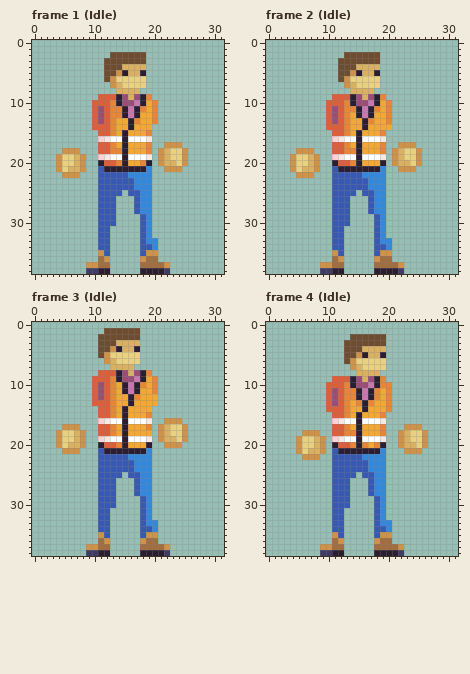
Pixel-art file, stored at Player/Player.aseprite. The first picture shows the starting point.
32x39 pixels, 14 frames. Shown: frame 1 (Idle), frame 2 (Idle), frame 3 (Idle), frame 4 (Idle). The commit also changed other frames, which this record leaves out.
After:
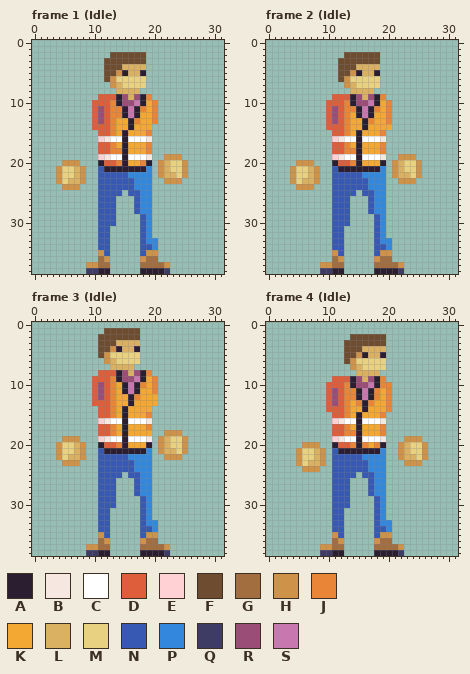
Palette (. is transparent): A #2c1e31  B #f6e8e0  C #ffffff  D #de5d3a  E #ffd1d5  F #6e4c30  G #a26d3f  H #ce9248  J #e98537  K #f3a833  L #dab163  M #e8d282  N #3859b3  P #3388de  Q #3e3b65  R #9a4d76  S #c878af
From old to new:
Frame 1 (Idle), layer "Hands":
y 17: x 22..24 HHH -> ...
y 18: x 5..7 HHH -> ...; x 21..25 HLMMH -> .....
y 19: x 4..8 HMMLH -> .....; x 21..25 HLMMH -> .HHH.
y 20: x 4..8 HMMLH -> .HHH.; x 23 L -> M
y 21: x 6 L -> M; x 21..25 .HHH. -> HLMMH
y 22: x 4..8 .HHH. -> HMMLH; x 21..25 ..... -> HLLMH
y 23: x 4..8 ..... -> HMLLH; x 22..24 ... -> HHH
y 24: x 5..7 ... -> HHH
Frame 2 (Idle), layer "Hands": the same change as frame 1 (Idle)
Frame 3 (Idle), layer "Hands":
y 16: x 22..24 HHH -> ...
y 17: x 5..7 HHH -> ...; x 21..25 HLMMH -> .....
y 18: x 4..8 HMMLH -> .....; x 21..25 HLMMH -> .HHH.
y 19: x 4..8 HMMLH -> .HHH.; x 23 L -> M
y 20: x 6 L -> M; x 21..25 .HHH. -> HLMMH
y 21: x 4..8 .HHH. -> HMMLH; x 21..25 ..... -> HLLMH
y 22: x 4..8 ..... -> HMLLH; x 22..24 ... -> HHH
y 23: x 5..7 ... -> HHH
Frame 4 (Idle), layer "Hands":
y 17: x 23..25 HHH -> ...
y 18: x 6..8 HHH -> ...; x 22..26 HLMMH -> .....
y 19: x 5..9 HMMLH -> .....; x 22..26 HLMMH -> .HHH.
y 20: x 5..9 HMMLH -> .HHH.; x 24 L -> M
y 21: x 7 L -> M; x 22..26 .HHH. -> HLMMH
y 22: x 5..9 .HHH. -> HMMLH; x 22..26 ..... -> HLLMH
y 23: x 5..9 ..... -> HMLLH; x 23..25 ... -> HHH
y 24: x 6..8 ... -> HHH
Boxes around the changes in both pictures, in picture pixels (x1, y1, x2, y2):
changed: (158, 142, 188, 184)
changed: (56, 148, 86, 190)
changed: (392, 142, 422, 184)
changed: (290, 148, 320, 190)
changed: (158, 418, 188, 460)
changed: (56, 424, 86, 466)
changed: (398, 424, 428, 466)
changed: (296, 430, 326, 472)
